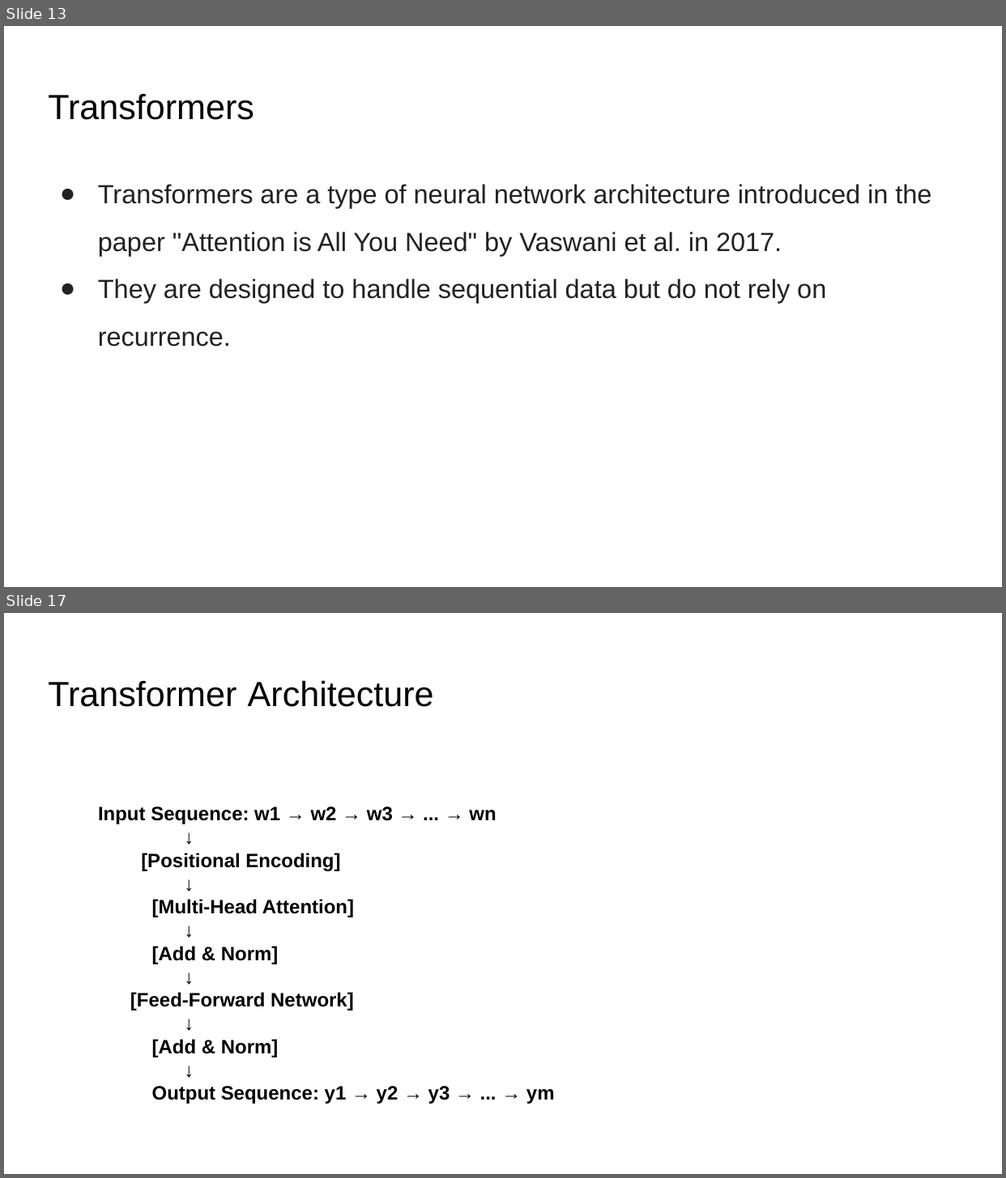
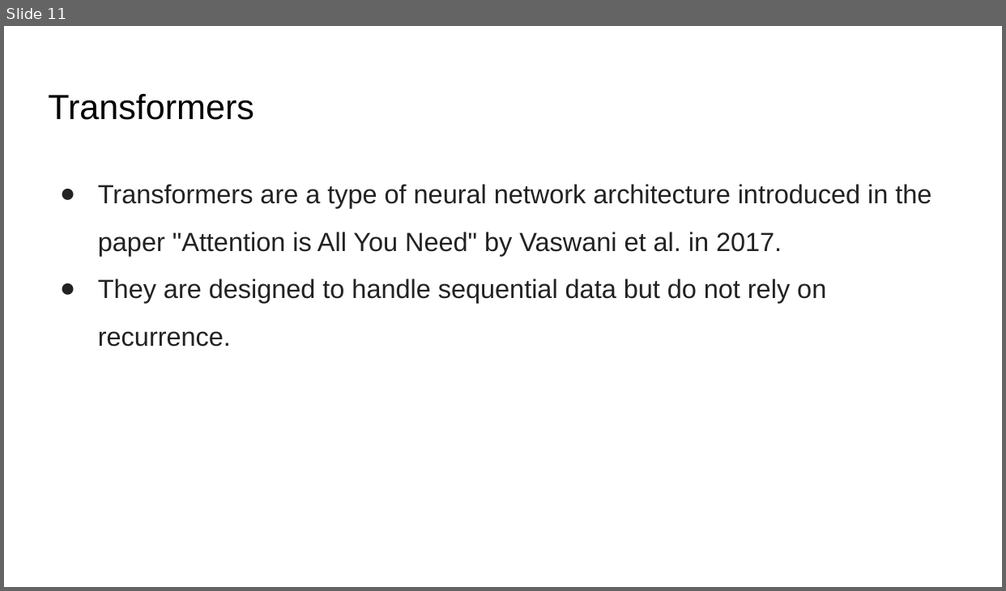
Before and after one commit to motazsaad/NLP-Master-2025, a slide deck: slides/NLP/06 Transformers.pptx. Shown one above the other, each under a label of ours: slides 13 and 17 before the commit, slide 11 after it; the slides between them are not shown. The pictures are 1006x1178 and 1006x591 pixels, drawn with LibreOffice and Linux fonts; fonts in the diff are those of the drawing. Boxes give left, top, right and bottom in pixels: in the first picture for what was removed or moved away, otherwise in the second. Text is boxed around its words. In the diff, an @@ line names an element or a change of style, - is before the commit and + after.

```diff
--- a/slides/NLP/06 Transformers.pptx
+++ b/slides/NLP/06 Transformers.pptx
@@ slide 17 removed at (x1=4, y1=613, x2=1002, y2=1174), background #FFFFFF @@
@@ title removed at (x1=48, y1=680, x2=434, y2=707) @@
-Transformer Architecture
@@ text removed at (x1=98, y1=807, x2=555, y2=1104) @@
-Input Sequence: w1 → w2 → w3 → ... → wn
-↓
-[Positional Encoding]
-↓
-[Multi-Head Attention]
-↓
-[Add & Norm]
-↓
-[Feed-Forward Network]
-↓
-[Add & Norm]
-↓
-Output Sequence: y1 → y2 → y3 → ... → ym
@@ what was slide 13 is now slide 11 @@
```
Also in this commit, not shown: 2 slides changed, 6 slides added, 11 other slides removed, 2 other files.
